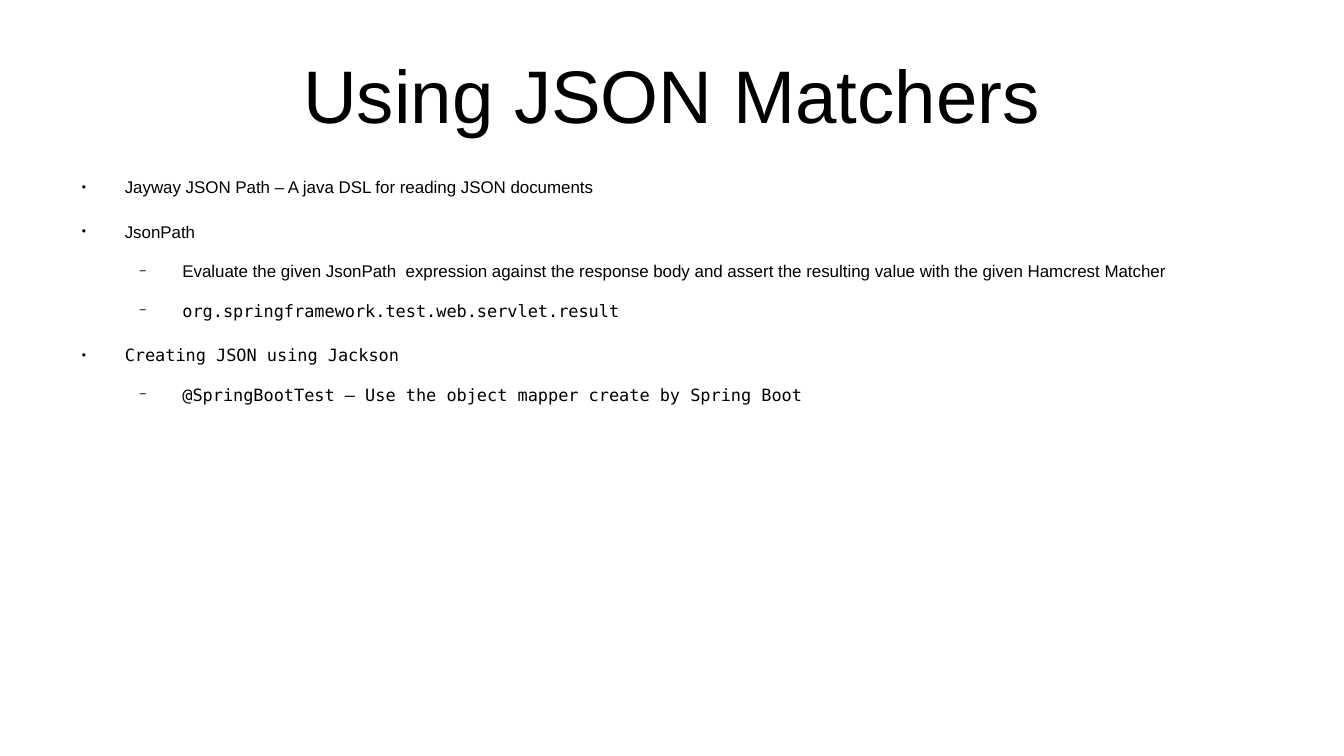
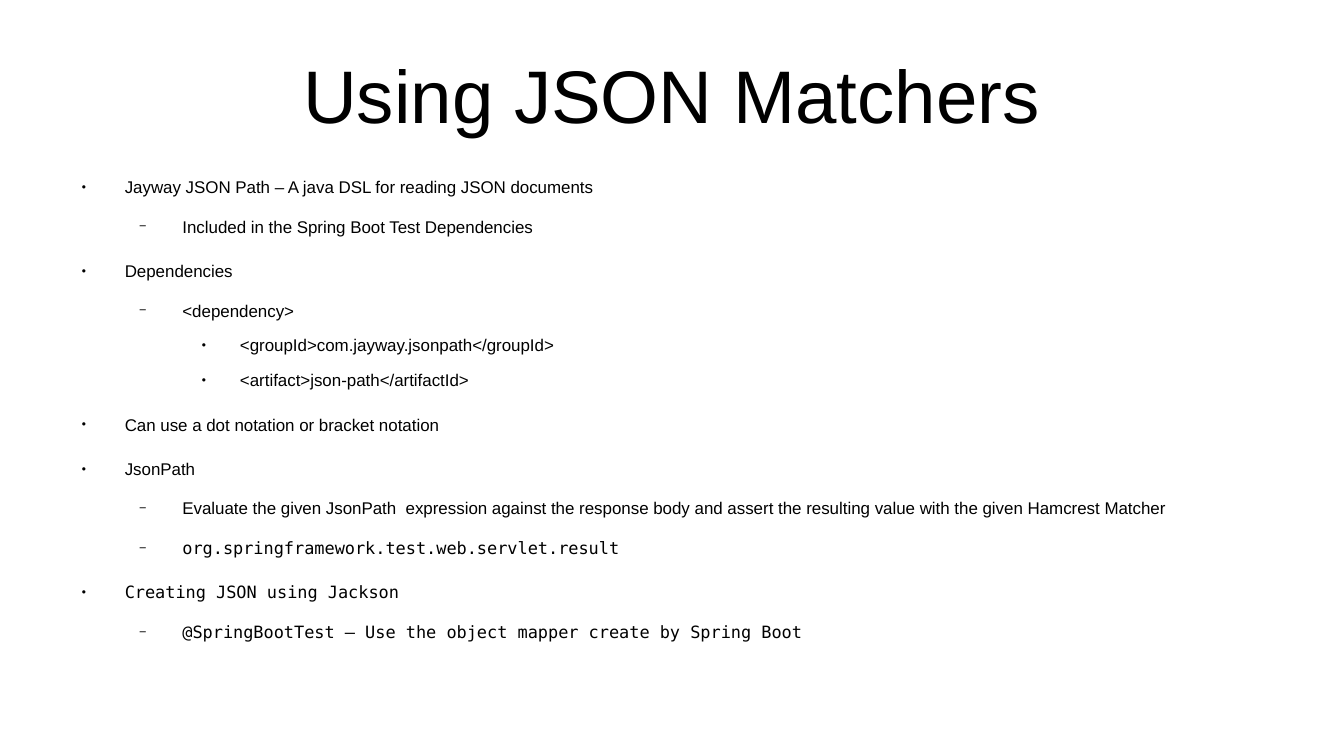
Before and after one commit to CharlesStockman/notesFromCourses, a slide deck: slide 39 of java/spring/Spring 6 - Zero to Hero.odp (slide 38 before the commit). Drawn at 1344x756 pixels with LibreOffice and Linux fonts; fonts in the diff are those of the drawing. Boxes give left, top, right and bottom in pixels: in the first picture for what was removed or moved away, otherwise in the second. Text is boxed around its words. In the diff, an @@ line names an element or a change of style, - is before the commit and + after.

```diff
--- a/java/spring/Spring 6 - Zero to Hero.odp
+++ b/java/spring/Spring 6 - Zero to Hero.odp
@@ text at [125, 220, 554, 431]: paragraphs added @@
+  − Included in the Spring Boot Test Dependencies
+● Dependencies
+  − <dependency>
+    ● <groupId>com.jayway.jsonpath</groupId>
+    ● <artifact>json-path</artifactId>
+● Can use a dot notation or bracket notation
```
Also in this commit, not shown: 8 other slides changed, 17 slides added, 31 other files.
